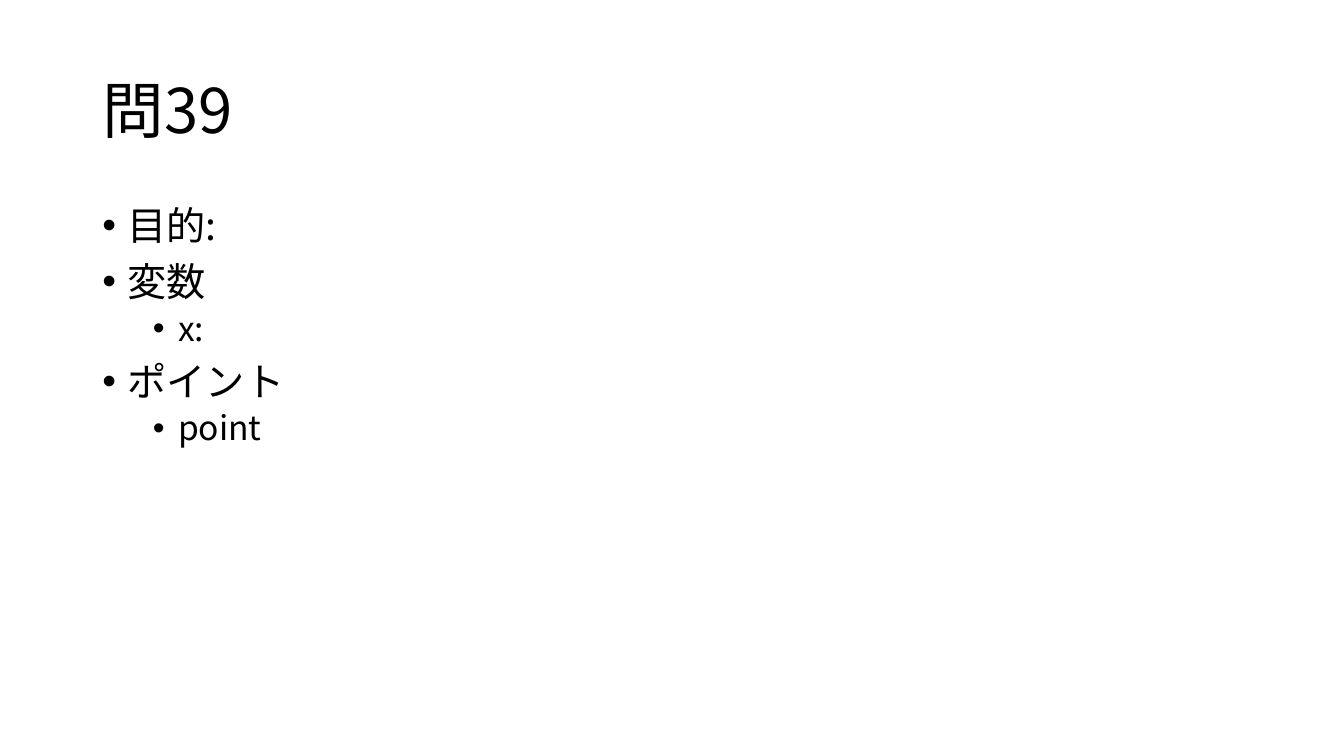
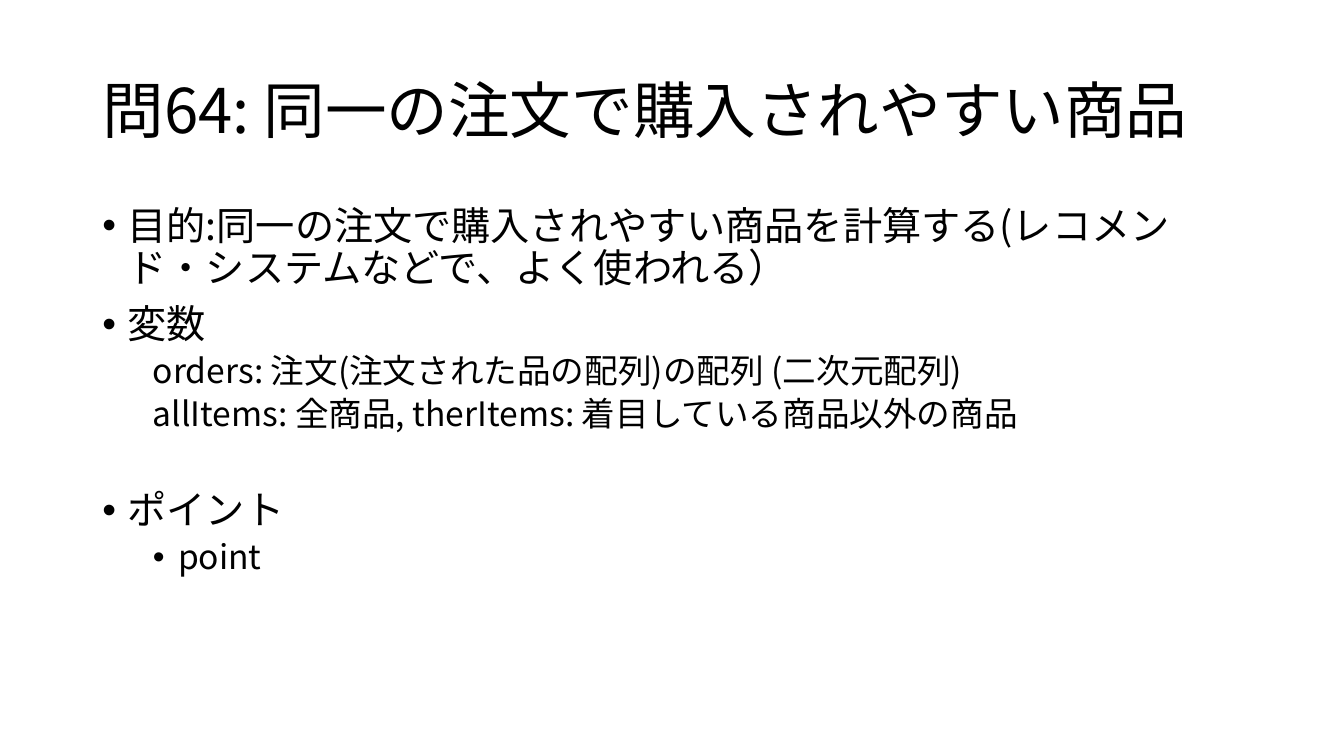
Before and after one commit to osamu377/FromZero, a slide deck: slide 6 of 問題集/問61-65.pptx (slide 5 before the commit). Drawn at 1344x756 pixels with LibreOffice and Linux fonts; fonts in the diff are those of the drawing. Boxes give left, top, right and bottom in pixels: in the first picture for what was removed or moved away, otherwise in the second. Text is boxed around its words. In the diff, an @@ line names an element or a change of style, - is before the commit and + after.

```diff
--- a/問題集/問61-65.pptx
+++ b/問題集/問61-65.pptx
@@ title at (102, 81, 1188, 138): text changed @@
-問39
+問64: 同一の注文で購入されやすい商品
@@ text at (128, 207, 1170, 286): text changed @@
-• 目的:
+• 目的:同一の注文で購入されやすい商品を計算する(レコメンド・システムなどで、よく使われる）
@@ text at (153, 354, 1018, 432): text changed @@
-  • x:
+  orders: 注文(注文された品の配列)の配列 (二次元配列)
+  allItems: 全商品, therItems: 着目している商品以外の商品
```
Also in this commit, not shown: 4 other slides changed, 2 slides added, 1 slide removed, 7 other files.
